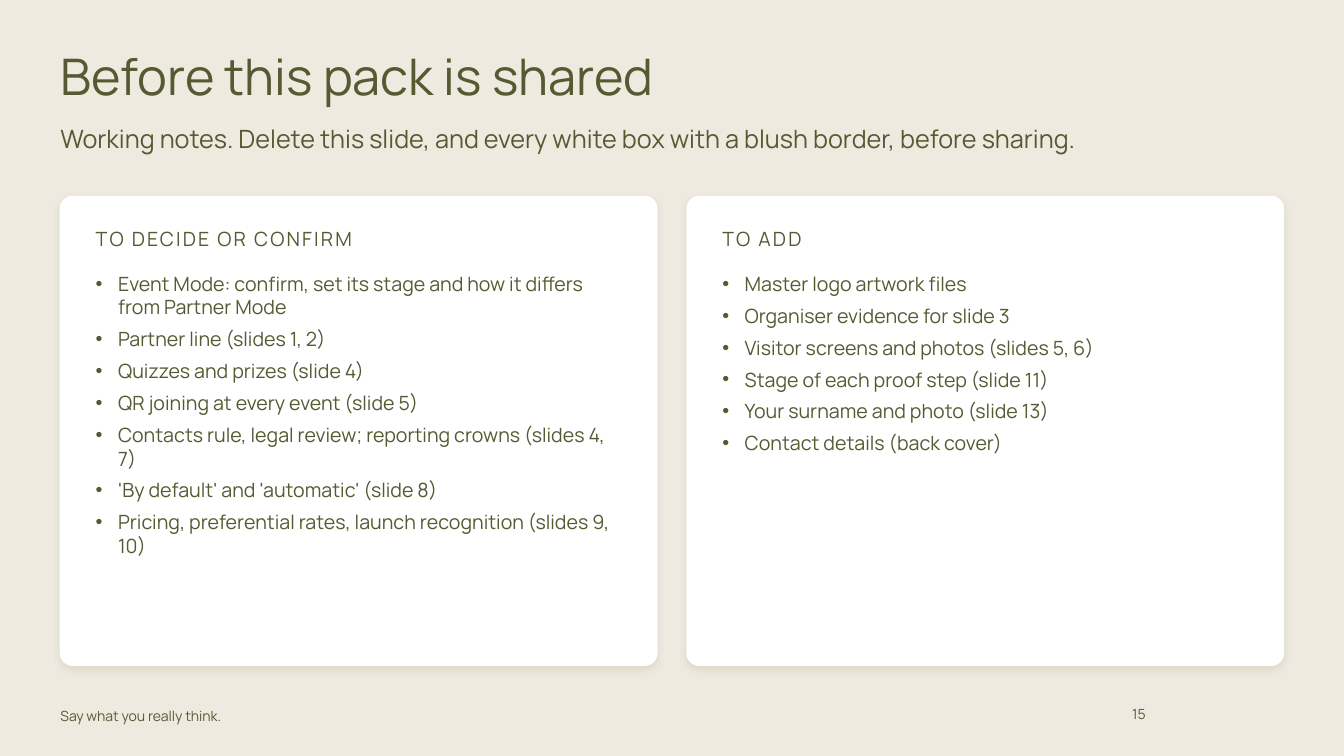
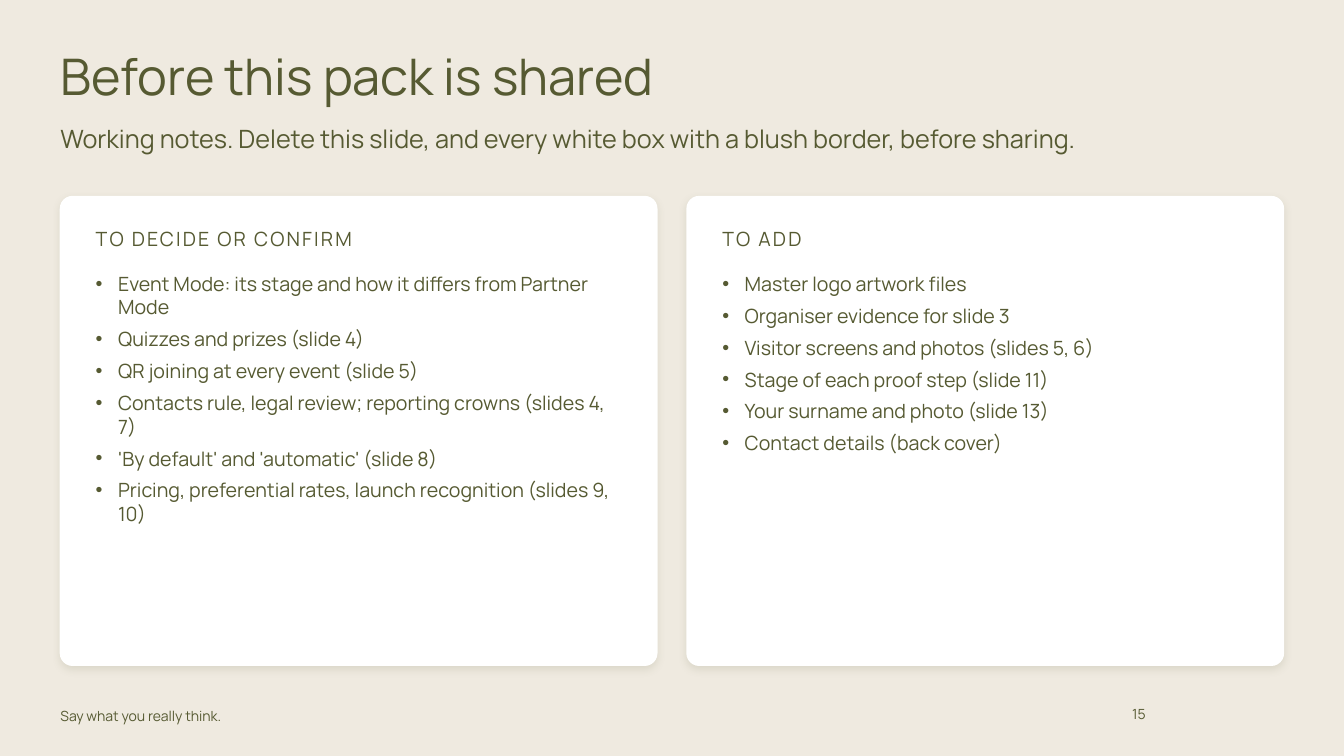
Before and after one commit to carrie147/entre-amis-brand-agent, a slide deck: slide 15 of decks/Entre Amis - Event Mode pack - DRAFT.pptx. Drawn at 1344x756 pixels with LibreOffice and Linux fonts; fonts in the diff are those of the drawing; background and template pictures are left out. Boxes give left, top, right and bottom in pixels: in the first picture for what was removed or moved away, otherwise in the second. Text is boxed around its words. In the diff, an @@ line names an element or a change of style, - is before the commit and + after.

```diff
--- a/decks/Entre Amis - Event Mode pack - DRAFT.pptx
+++ b/decks/Entre Amis - Event Mode pack - DRAFT.pptx
@@ text at bbox=[118, 276, 588, 315]: text changed @@
-• Event Mode: confirm, set its stage and how it differs from Partner Mode
-• Partner line (slides 1, 2)
+• Event Mode: its stage and how it differs from Partner Mode
```
Also in this commit, not shown: 2 other slides changed, 10 other files.
